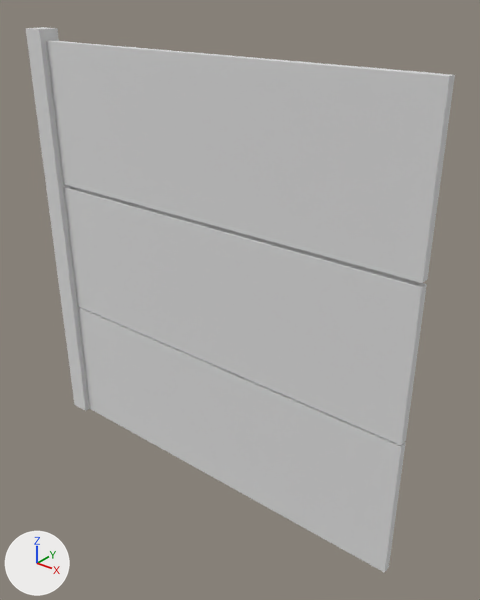
Two versions of the glTF model public/models/fence-big.glb, one commit apart.
The view is the same before and after, from a 50 mm lens placed at (2.74, -1.98, 2.26), pointed at (1.09, 0.08, 0.98). The axes (+X, +Y, +Z) are drawn at lower left. The lights are the same throughout. Where no turn or scale is listed for an object, it has been applied to the vertices.

In view in the first picture: 'fence-big'.
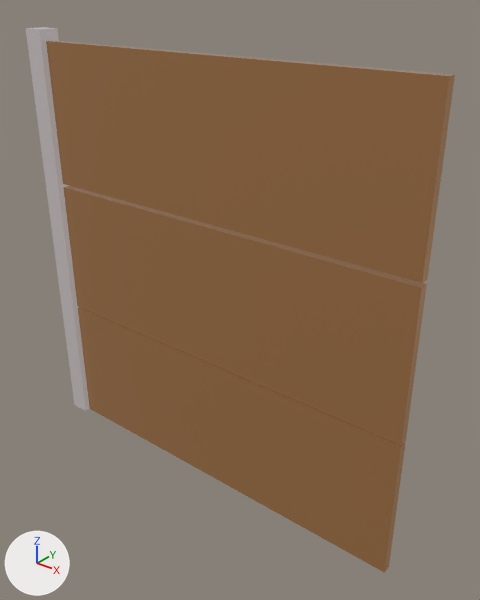
The change in detail:
Picture 'base' (img_base) is new.
Material 'LOWPOLY-COLORS.001' (mat_lowpoly_colors_001) is new.
Uses the picture img_base.
me_fence_big has 32 vertices, 48 faces and spans x -0.05..1.95, y -0.05..0.05, z 0.0..2.05.
me_fence_big no longer uses material mat_lowpoly_colors (white #e7e7e7).
me_fence_big now uses material mat_lowpoly_colors_001.

Changed parts and their boxes [x1, y1, x2, y2] in the pictures (480 x 600 px):
'fence-big', recoloured (grey to brown)
    both: [26, 27, 455, 573]
